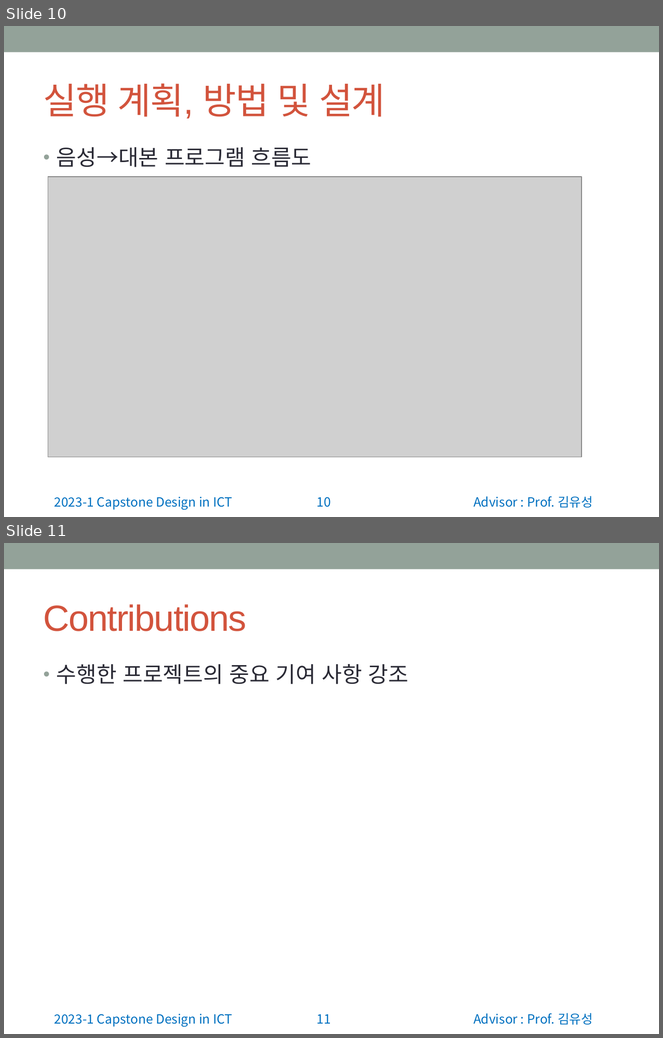
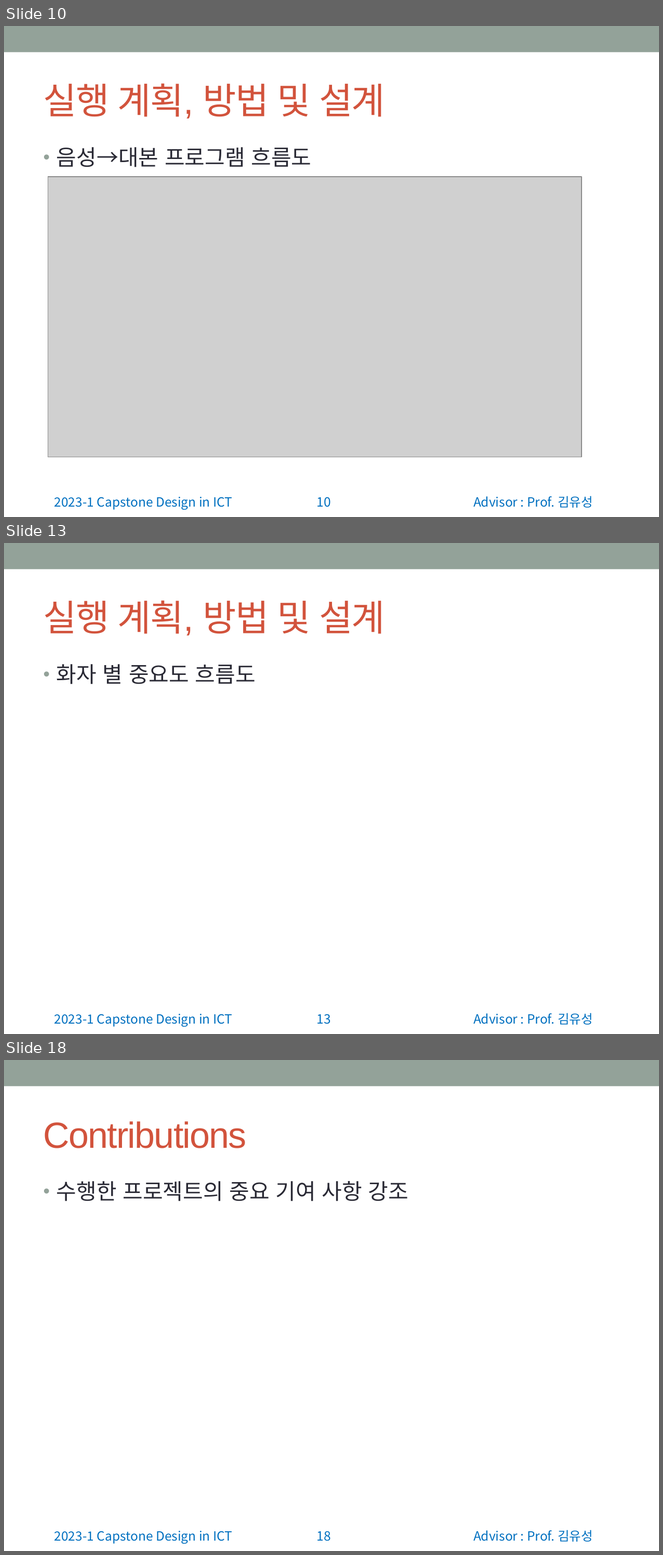
Before and after one commit to wonchul98/audio-to-summary, a slide deck: ppt/정보통신종합설계 중간발표 앞부분.pptx. Shown one above the other, each under a label of ours: slides 10 and 11 before the commit, slides 10, 13 and 18 after it; the slides between them are not shown. The pictures are 663x1038 and 663x1555 pixels, drawn with LibreOffice and Linux fonts; fonts in the diff are those of the drawing; grey boxes stand for pictures. Boxes give left, top, right and bottom in pixels: in the first picture for what was removed or moved away, otherwise in the second. Text is boxed around its words. In the diff, an @@ line names an element or a change of style, - is before the commit and + after.

```diff
--- a/ppt/정보통신종합설계 중간발표 앞부분.pptx
+++ b/ppt/정보통신종합설계 중간발표 앞부분.pptx
@@ slide 13 added at [4, 543, 659, 1034], background #FFFFFF; not listed: 4 template elements that a slide beside it also shows @@
@@ title added at [44, 600, 385, 636], 40 pt, text #D2533C @@
+실행 계획, 방법 및 설계
@@ text added at [57, 664, 256, 684], 24 pt, text #292934 @@
+• 화자 별 중요도 흐름도
@@ what was slide 11 is now slide 18 @@
@@ page number at [317, 1532, 331, 1542]: text changed @@
-11
+18
```
Also in this commit, not shown: 4 slides changed, 6 other slides added, 2 other files.
